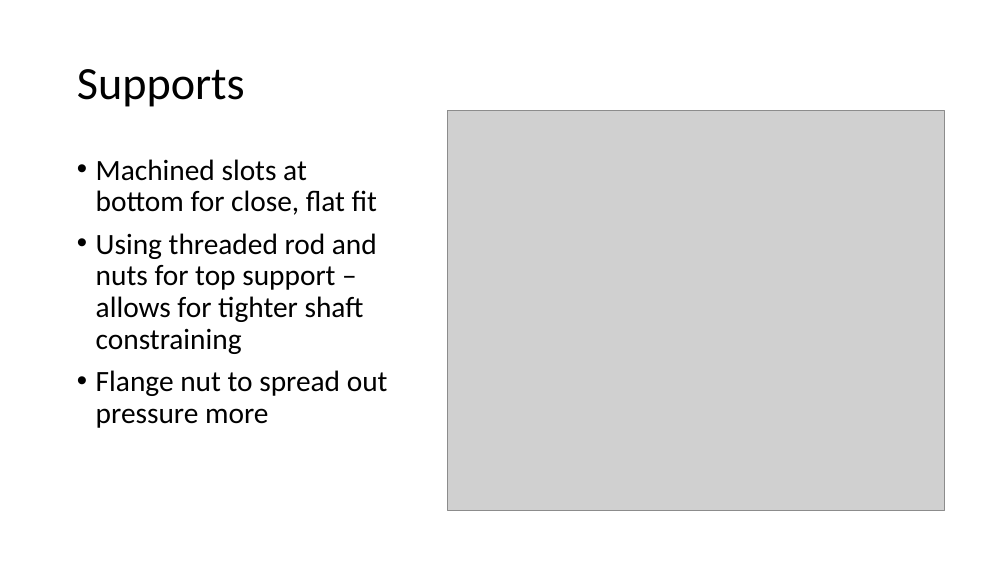
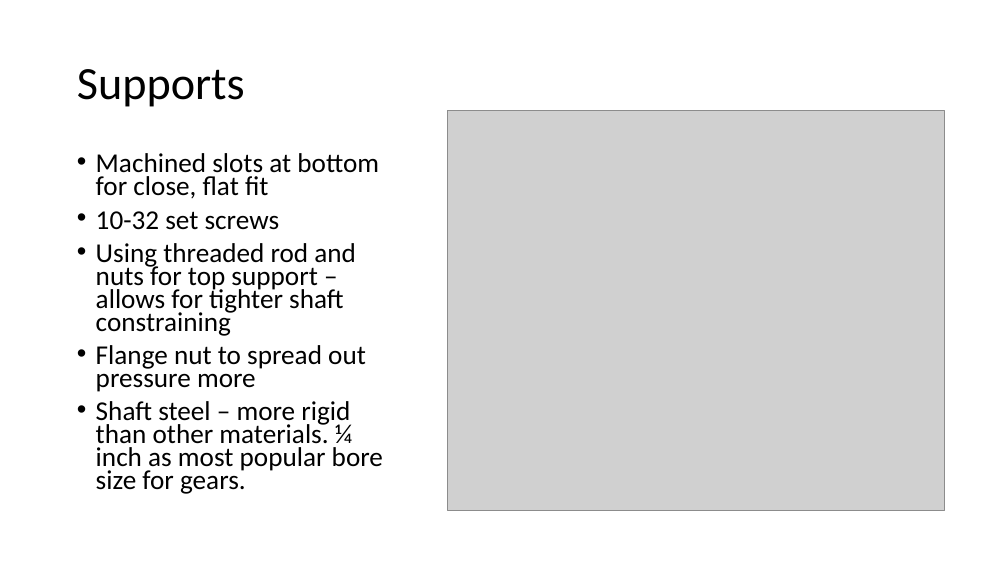
Before and after one commit to astawu/Transmission_TeamOh-, a slide deck: slide 5 of PRD/Zhong_Presentation.pptx. Drawn at 1008x567 pixels with LibreOffice and Linux fonts; fonts in the diff are those of the drawing; grey boxes stand for pictures. Boxes give left, top, right and bottom in pixels: in the first picture for what was removed or moved away, otherwise in the second. Text is boxed around its words. In the diff, an @@ line names an element or a change of style, - is before the commit and + after.

```diff
--- a/PRD/Zhong_Presentation.pptx
+++ b/PRD/Zhong_Presentation.pptx
@@ text at box(96, 153, 379, 392): size 28 to 25.9 pt in "Machined slots at bottom for close, flat ...", "Using threaded rod and nuts for top ...", "Flange nut to spread out pressure more"; line spacing 0.9 to 0.7 @@
@@ text at box(96, 211, 280, 230): paragraph added @@
+• 10-32 set screws
@@ text at box(96, 401, 383, 494): paragraph added @@
+• Shaft steel – more rigid than other materials. ¼ inch as most popular bore size for gears.
```
Also in this commit, not shown: 3 other slides changed.
